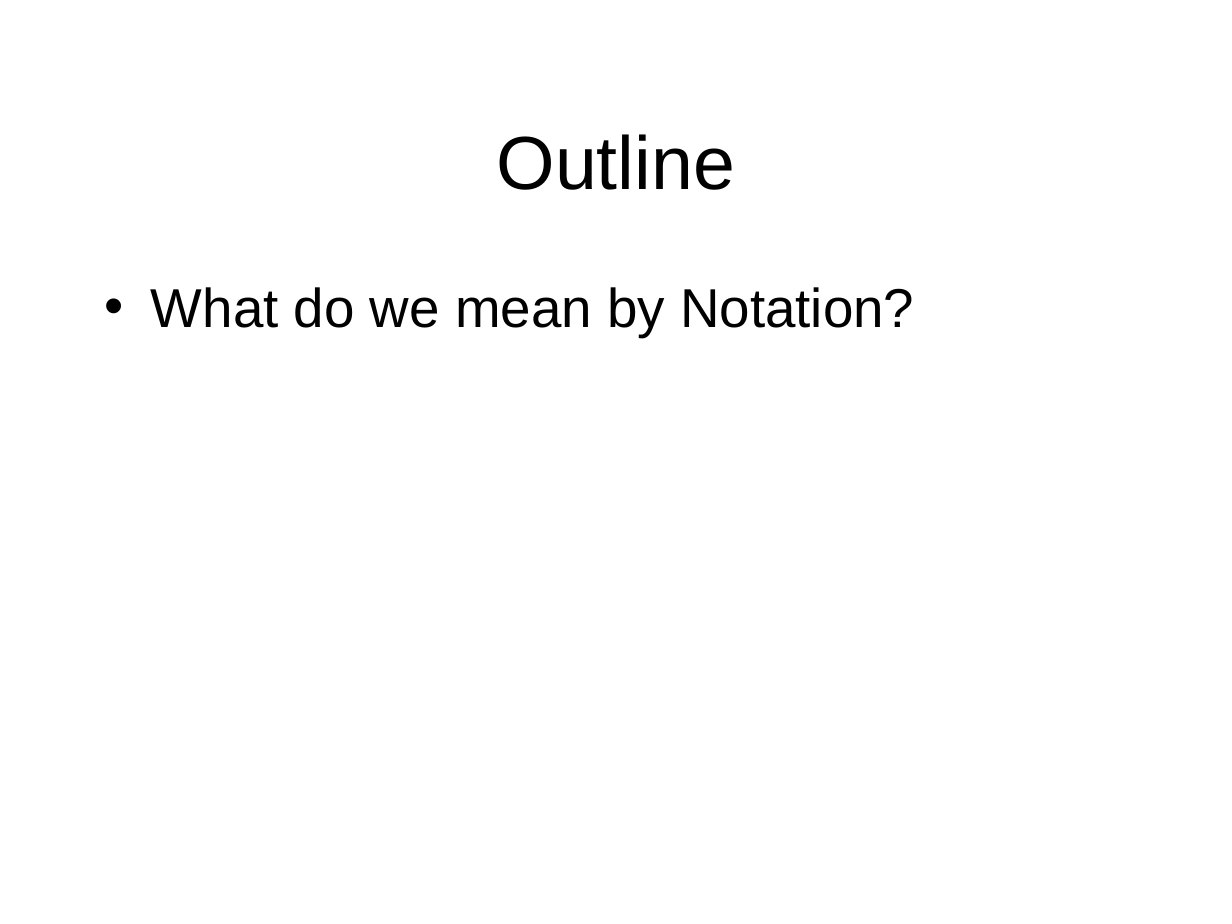
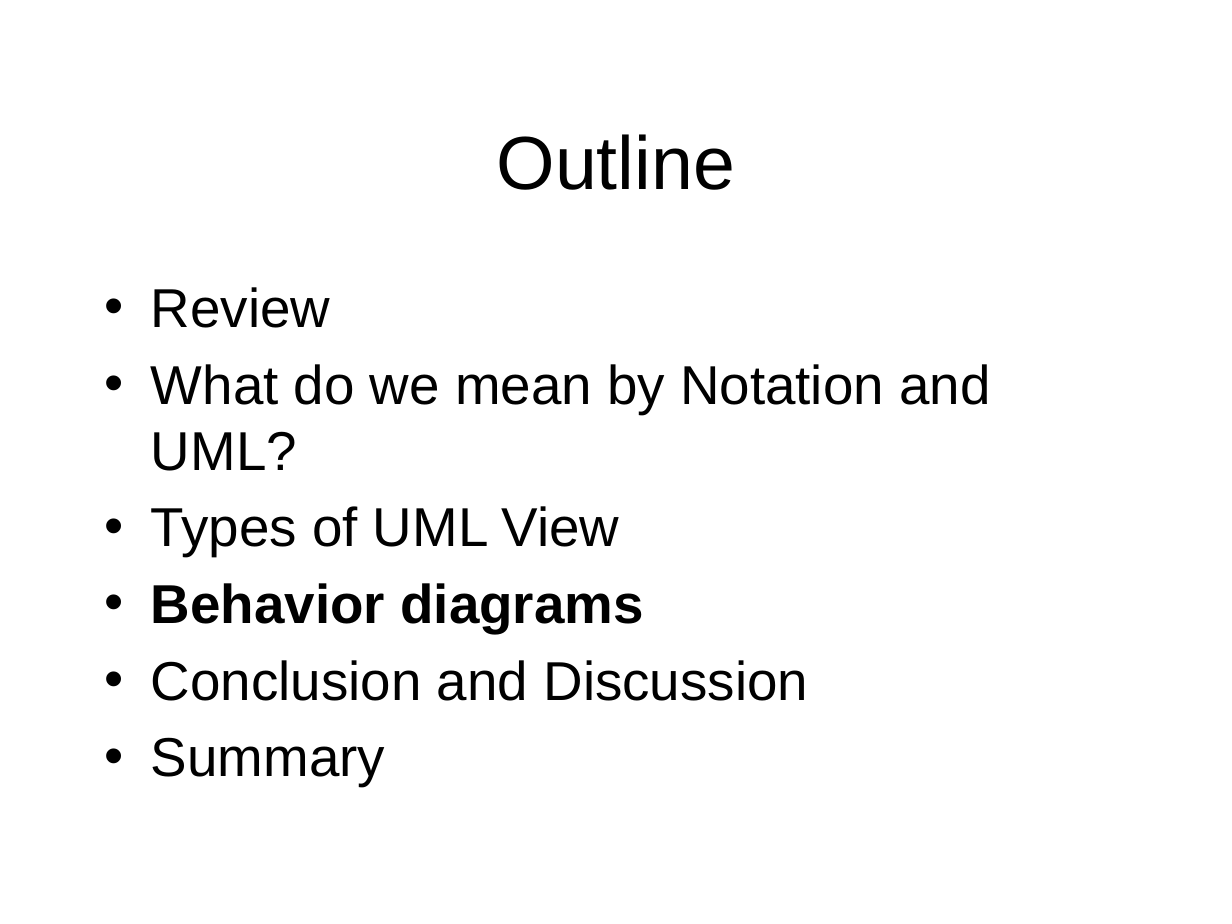
Before and after one commit to octaviordz/zjnu2017.github.io, a slide deck: slide 2 of OOAD/lectures/070--Notation.Part.2.pptx. Drawn at 1232x924 pixels with LibreOffice and Linux fonts; fonts in the diff are those of the drawing. Boxes give left, top, right and bottom in pixels: in the first picture for what was removed or moved away, otherwise in the second. Text is boxed around its words. In the diff, an @@ line names an element or a change of style, - is before the commit and + after.

Commit message:
Notation

```diff
--- a/OOAD/lectures/070--Notation.Part.2.pptx
+++ b/OOAD/lectures/070--Notation.Part.2.pptx
@@ text at (151, 287, 990, 786): text changed @@
-• What do we mean by Notation?
+• Review
+• What do we mean by Notation and UML?
+• Types of UML View
+• Behavior diagrams
+• Conclusion and Discussion
+• Summary
```
Also in this commit, not shown: 2 other slides changed, 1 slide added, 1 other file.
